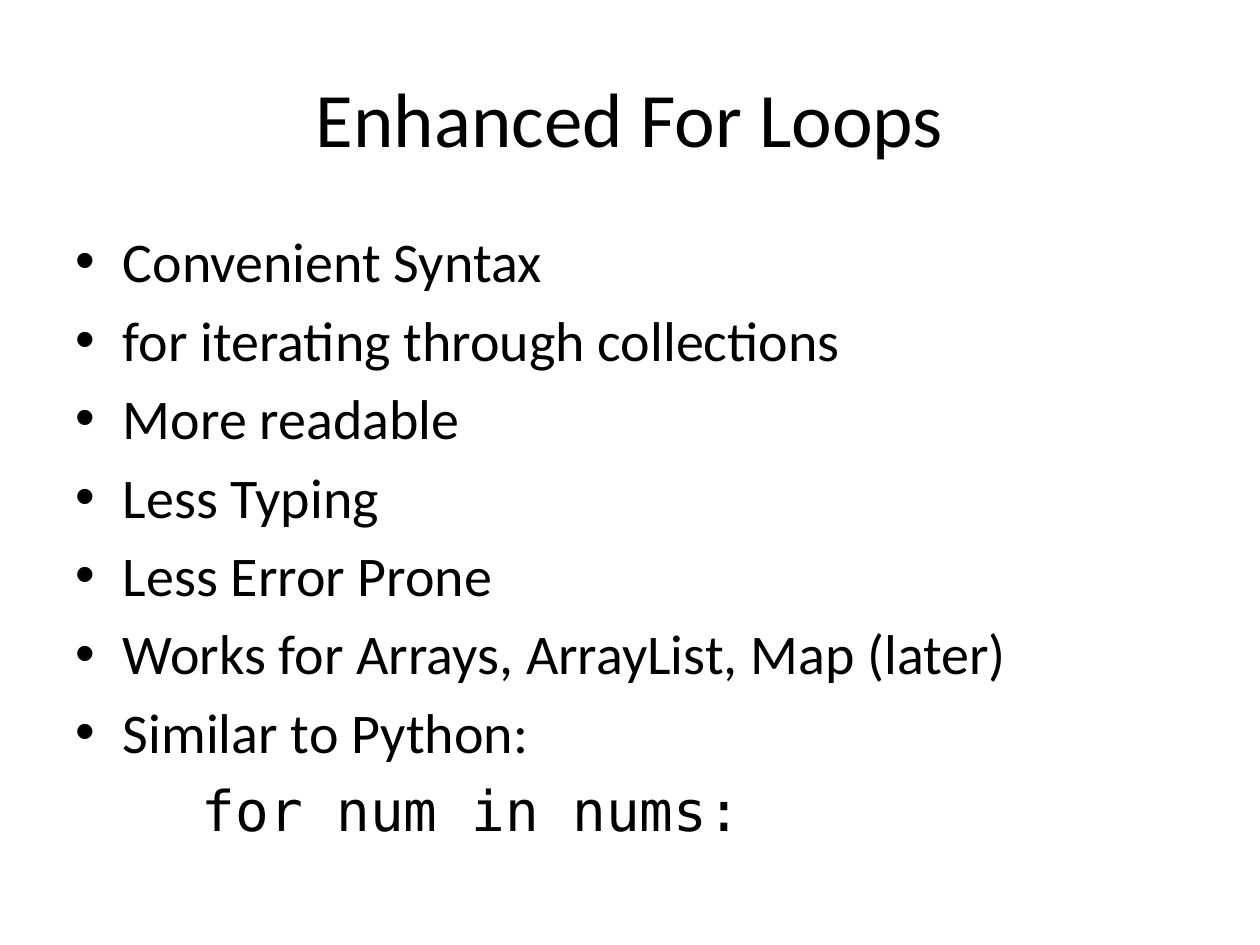
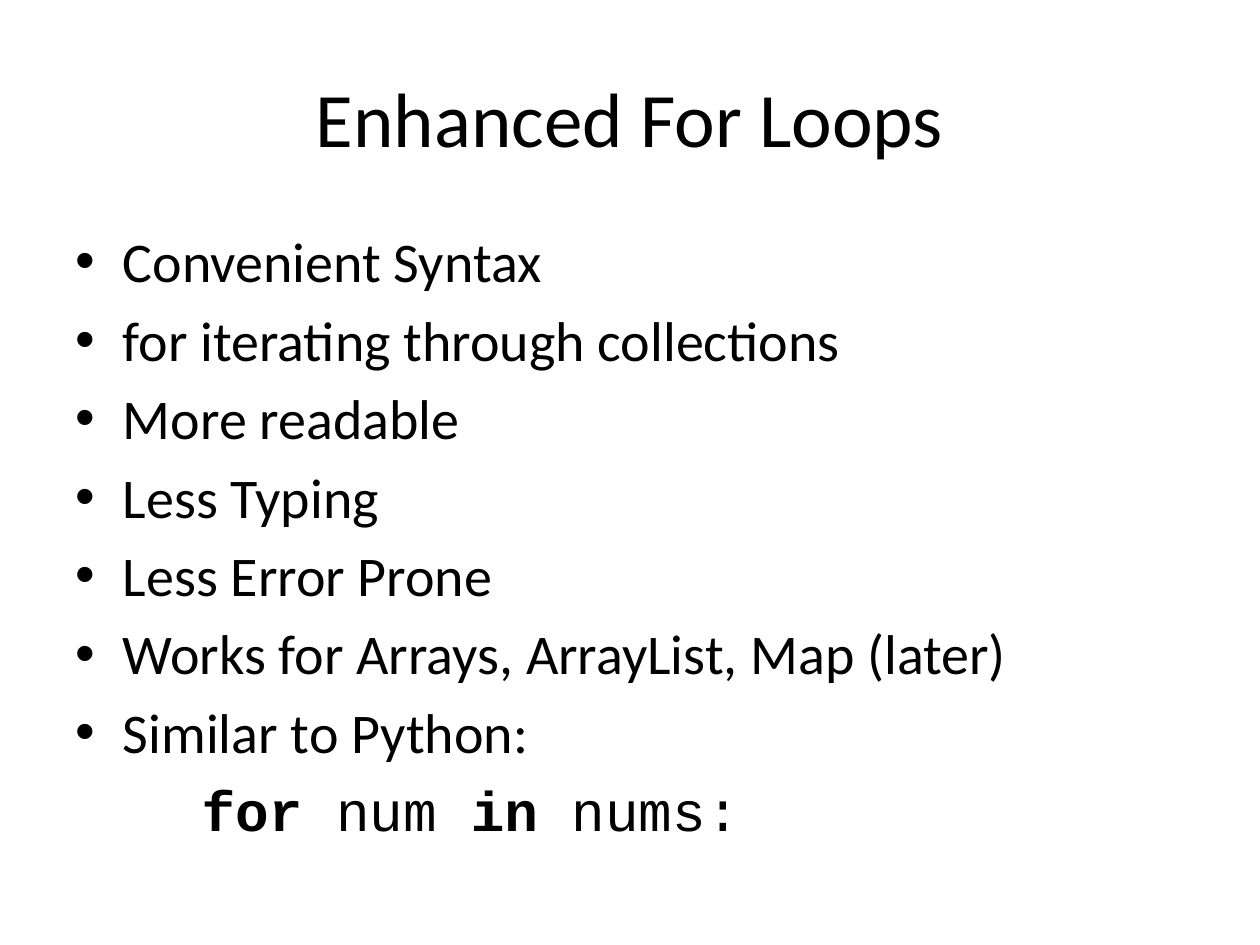
Before and after one commit to RHIT-CSSE/csse220, a slide deck: slide 15 of ClassMaterials/2DArraysAndMaps/Slides/2D Arrays and Maps.pptx. Drawn at 1260x945 pixels with LibreOffice and Linux fonts; fonts in the diff are those of the drawing. Boxes give left, top, right and bottom in pixels: in the first picture for what was removed or moved away, otherwise in the second. Text is boxed around its words. In the diff, an @@ line names an element or a change of style, - is before the commit and + after.

```diff
--- a/ClassMaterials/2DArraysAndMaps/Slides/2D Arrays and Maps.pptx
+++ b/ClassMaterials/2DArraysAndMaps/Slides/2D Arrays and Maps.pptx
@@ text at (x1=202, y1=791, x2=740, y2=832): font DejaVu Sans Mono to Courier New in "for num in nums:"; bold on in "for in" @@
```
Also in this commit, not shown: 10 other slides changed, 4 slides added.
